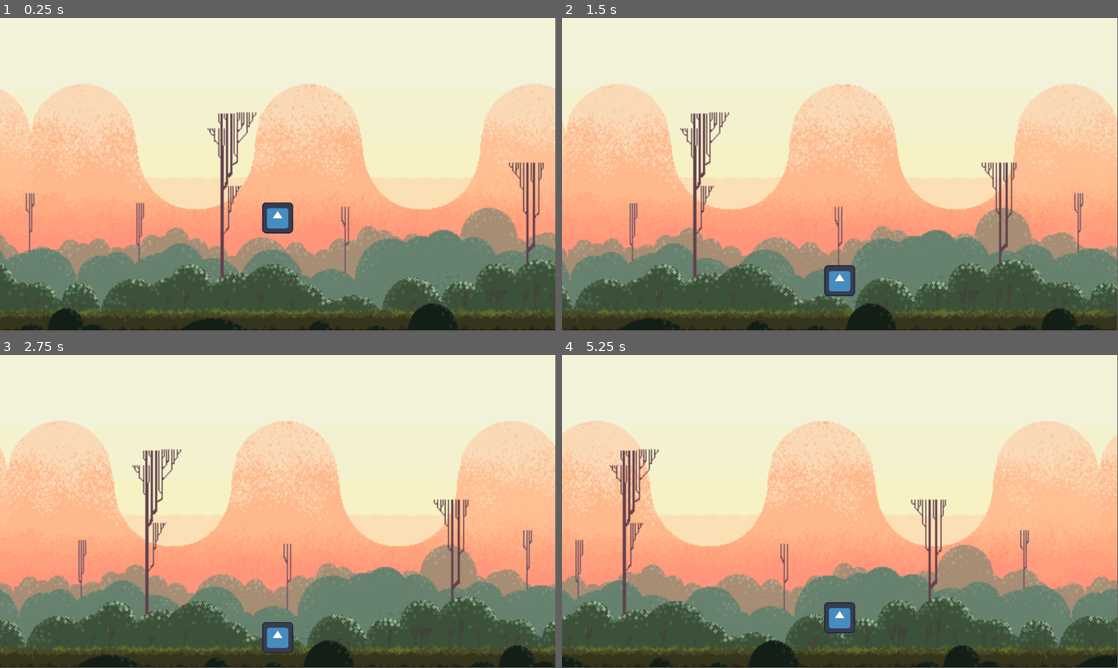
Above: before the commit, frames 1-4 (two rows, left to right).
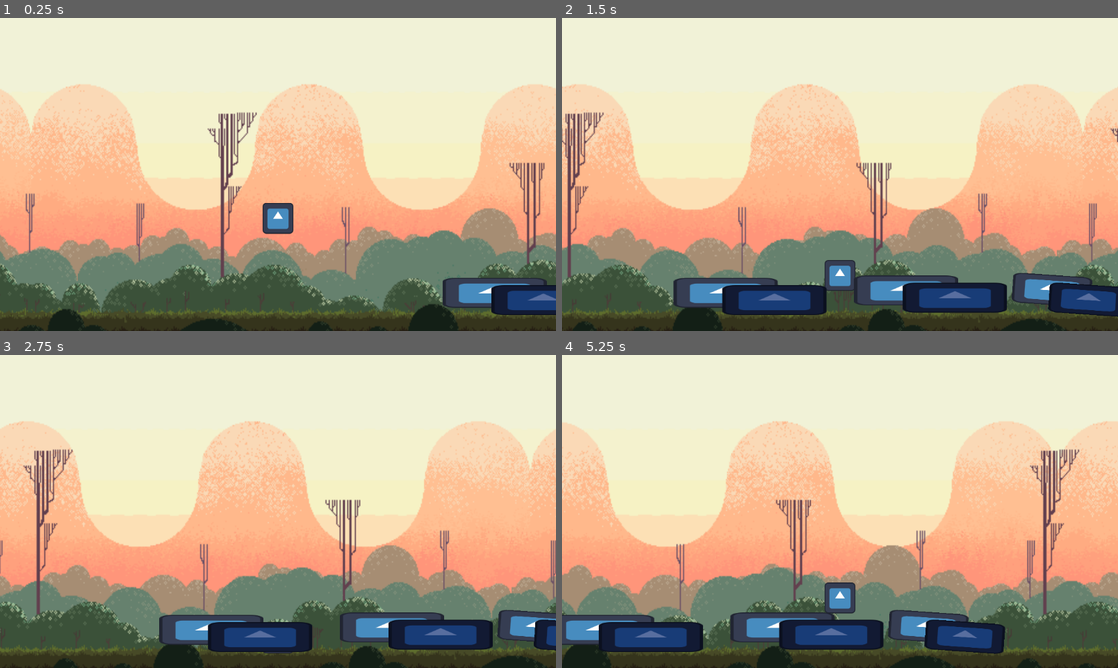
Above: after the commit, the same moments.

Repository: Ye96516/parallel_project
Game: Godot game, scene res://scenes/main/main.tscn
The game is run twice, just before and just after one commit, with the same random seed, the same clock (stepped at 60 frames per second) and the same inputs. Before the commit the project has no main scene; this scene is started directly in both runs. The engine's default icon, where the game draws it, is replaced by a stand-in: a white triangle on a blue panel in a dark square.
Inputs:
- Up to frame 1 (0.25 s): no input
- Up to frame 2 (1.5 s): tap Enter (ui_accept) at 0.5, 0.77 s; hold Right (ui_right) from 0.53 s (still down)
- Up to frame 3 (2.75 s): tap Enter (ui_accept) at 1.52 s; release Right (ui_right) at 2.03 s; hold Left (ui_left) from 2.03 s (still down)
- Up to frame 4 (5.25 s): release Left (ui_left) at 2.78 s; hold Right (ui_right) 2.78-4.28 s; tap Enter (ui_accept) at 3.02, 3.77, 4.52 s; hold Left (ui_left) 4.28-5.03 s; hold Right (ui_right) from 5.03 s (still down)
In our replay, the window is 799x449 before the commit and 800x450 after it. These sizes can differ from the game's own. Grey fills any space a smaller window leaves; there, only what the larger window draws over its background counts as a difference.

The runs differ from the first frame. In frame 1, 4.7% of the frame differs, in the area x 0-100%, y 0-100%; in frame 2, 35%; in frame 3, 34%; in frame 4, 36%.

Commit message:
一些讲解的东西

Diff:
--- a/project.godot
+++ b/project.godot
@@ -11,8 +11,18 @@
 [application]
 
 config/name="视差演示项目"
+run/main_scene="res://scenes/main/main.tscn"
 config/features=PackedStringArray("4.3", "GL Compatibility")
 config/icon="res://icon.svg"
+
+[display]
+
+window/size/always_on_top=true
+window/stretch/mode="viewport"
+
+[global_group]
+
+Player=""
 
 [rendering]
 
--- /dev/null
+++ b/scenes/decoration/decoration.gd
@@ -0,0 +1,11 @@
+extends StaticBody2D
+
+
+# Called when the node enters the scene tree for the first time.
+func _ready() -> void:
+	print(get_tree().get_first_node_in_group("Player"))
+
+
+# Called every frame. 'delta' is the elapsed time since the previous frame.
+func _process(delta: float) -> void:
+	pass
--- /dev/null
+++ b/scenes/decoration/decoration.gdshader
@@ -0,0 +1,12 @@
+shader_type canvas_item;
+
+uniform vec4 color:source_color;
+
+void fragment() {
+	COLOR=COLOR*color;
+}
+
+//void light() {
+	// Called for every pixel for every light affecting the CanvasItem.
+	// Uncomment to replace the default light processing function with this one.
+//}
--- a/scenes/decoration/decoration.tscn
+++ b/scenes/decoration/decoration.tscn
@@ -1,17 +1,29 @@
-[gd_scene load_steps=3 format=3 uid="uid://kl17pu31lauh"]
+[gd_scene load_steps=6 format=3 uid="uid://kl17pu31lauh"]
 
+[ext_resource type="Script" path="res://scenes/decoration/decoration.gd" id="1_0x07j"]
 [ext_resource type="Texture2D" uid="uid://jbdm7xya8p6a" path="res://icon.svg" id="1_flmsj"]
+[ext_resource type="Shader" path="res://scenes/decoration/decoration.gdshader" id="3_qis5f"]
 
 [sub_resource type="RectangleShape2D" id="RectangleShape2D_jn8mw"]
 size = Vector2(211, 58)
 
+[sub_resource type="ShaderMaterial" id="ShaderMaterial_db7a1"]
+shader = ExtResource("3_qis5f")
+shader_parameter/color = Color(0.345098, 0.431373, 0.623529, 1)
+
 [node name="Decoration" type="StaticBody2D"]
-
-[node name="Sprite2D" type="Sprite2D" parent="."]
-scale = Vector2(1.6875, 0.484375)
-texture = ExtResource("1_flmsj")
-metadata/_edit_lock_ = true
+script = ExtResource("1_0x07j")
 
 [node name="CollisionShape2D" type="CollisionShape2D" parent="."]
 position = Vector2(0.5, 0)
 shape = SubResource("RectangleShape2D_jn8mw")
+
+[node name="Sprite2D" type="Sprite2D" parent="."]
+z_index = 1
+scale = Vector2(1.6875, 0.484375)
+texture = ExtResource("1_flmsj")
+
+[node name="Sprite2D" type="Sprite2D" parent="Sprite2D"]
+material = SubResource("ShaderMaterial_db7a1")
+position = Vector2(59.8519, 30.9677)
+texture = ExtResource("1_flmsj")
--- a/scenes/main/main.tscn
+++ b/scenes/main/main.tscn
@@ -6,13 +6,12 @@
 [ext_resource type="Texture2D" uid="uid://cqppnd7dq1v26" path="res://arts/Hills Layer 04.png" id="4_kqxeu"]
 [ext_resource type="Texture2D" uid="uid://dvusemytgll8d" path="res://arts/Hills Layer 05.png" id="5_f4n82"]
 [ext_resource type="Texture2D" uid="uid://b8dxiaveil22o" path="res://arts/Hills Layer 06.png" id="6_edp7u"]
-[ext_resource type="Script" path="res://scenes/player/p_layer.gd" id="7_ng2kv"]
-[ext_resource type="Texture2D" uid="uid://jbdm7xya8p6a" path="res://icon.svg" id="8_f85yn"]
+[ext_resource type="PackedScene" uid="uid://dq1n6rf44hhqw" path="res://scenes/player/player.tscn" id="7_atjf7"]
+[ext_resource type="PackedScene" uid="uid://kl17pu31lauh" path="res://scenes/decoration/decoration.tscn" id="9_b6cjr"]
 
 [sub_resource type="WorldBoundaryShape2D" id="WorldBoundaryShape2D_pkr4h"]
 
-[sub_resource type="CircleShape2D" id="CircleShape2D_4pyg8"]
-radius = 64.0312
+[sub_resource type="TileSet" id="TileSet_3osmf"]
 
 [node name="Main" type="Node2D"]
 
@@ -78,17 +77,20 @@
 position = Vector2(264, 618)
 shape = SubResource("WorldBoundaryShape2D_pkr4h")
 
-[node name="Player" type="CharacterBody2D" parent="."]
-position = Vector2(253, 386)
-scale = Vector2(0.5, 0.5)
-script = ExtResource("7_ng2kv")
+[node name="Player" parent="." instance=ExtResource("7_atjf7")]
 
-[node name="Sprite2D" type="Sprite2D" parent="Player"]
-z_index = 1
-texture = ExtResource("8_f85yn")
+[node name="Decorations" type="Node" parent="."]
 
-[node name="CollisionShape2D" type="CollisionShape2D" parent="Player"]
-shape = SubResource("CircleShape2D_4pyg8")
+[node name="Decoration" parent="Decorations" instance=ExtResource("9_b6cjr")]
+position = Vector2(702, 569)
 
-[node name="Camera2D" type="Camera2D" parent="Player"]
-limit_bottom = 648
+[node name="Decoration2" parent="Decorations" instance=ExtResource("9_b6cjr")]
+position = Vector2(1378, 563)
+rotation = 0.0688491
+scale = Vector2(0.760571, 1)
+
+[node name="Decoration3" parent="Decorations" instance=ExtResource("9_b6cjr")]
+position = Vector2(1076, 564)
+
+[node name="TileMapLayer" type="TileMapLayer" parent="."]
+tile_set = SubResource("TileSet_3osmf")
--- a/scenes/player/p_layer.gd
+++ b/scenes/player/p_layer.gd
@@ -1,9 +1,12 @@
 extends CharacterBody2D
 
 
-const SPEED = 300.0
+@export var speed = 300.0
+@export var health:int=100
 const JUMP_VELOCITY = -400.0
 
+func _ready() -> void:
+	print(self.is_in_group("Player"))
 
 func _physics_process(delta: float) -> void:
 	# Add the gravity.
@@ -18,8 +21,8 @@
 	# As good practice, you should replace UI actions with custom gameplay actions.
 	var direction := Input.get_axis("ui_left", "ui_right")
 	if direction:
-		velocity.x = direction * SPEED
+		velocity.x = direction * speed
 	else:
-		velocity.x = move_toward(velocity.x, 0, SPEED)
+		velocity.x = move_toward(velocity.x, 0, speed)
 
 	move_and_slide()
--- /dev/null
+++ b/scenes/player/player.tscn
@@ -0,0 +1,23 @@
+[gd_scene load_steps=4 format=3 uid="uid://dq1n6rf44hhqw"]
+
+[ext_resource type="Script" path="res://scenes/player/p_layer.gd" id="1_7xupa"]
+[ext_resource type="Texture2D" uid="uid://jbdm7xya8p6a" path="res://icon.svg" id="2_wax3h"]
+
+[sub_resource type="CircleShape2D" id="CircleShape2D_4pyg8"]
+radius = 64.0312
+
+[node name="Player" type="CharacterBody2D" groups=["Player"]]
+position = Vector2(253, 386)
+scale = Vector2(0.5, 0.5)
+script = ExtResource("1_7xupa")
+speed = 1000.0
+
+[node name="Sprite2D" type="Sprite2D" parent="."]
+z_index = 1
+texture = ExtResource("2_wax3h")
+
+[node name="CollisionShape2D" type="CollisionShape2D" parent="."]
+shape = SubResource("CircleShape2D_4pyg8")
+
+[node name="Camera2D" type="Camera2D" parent="."]
+limit_bottom = 648
